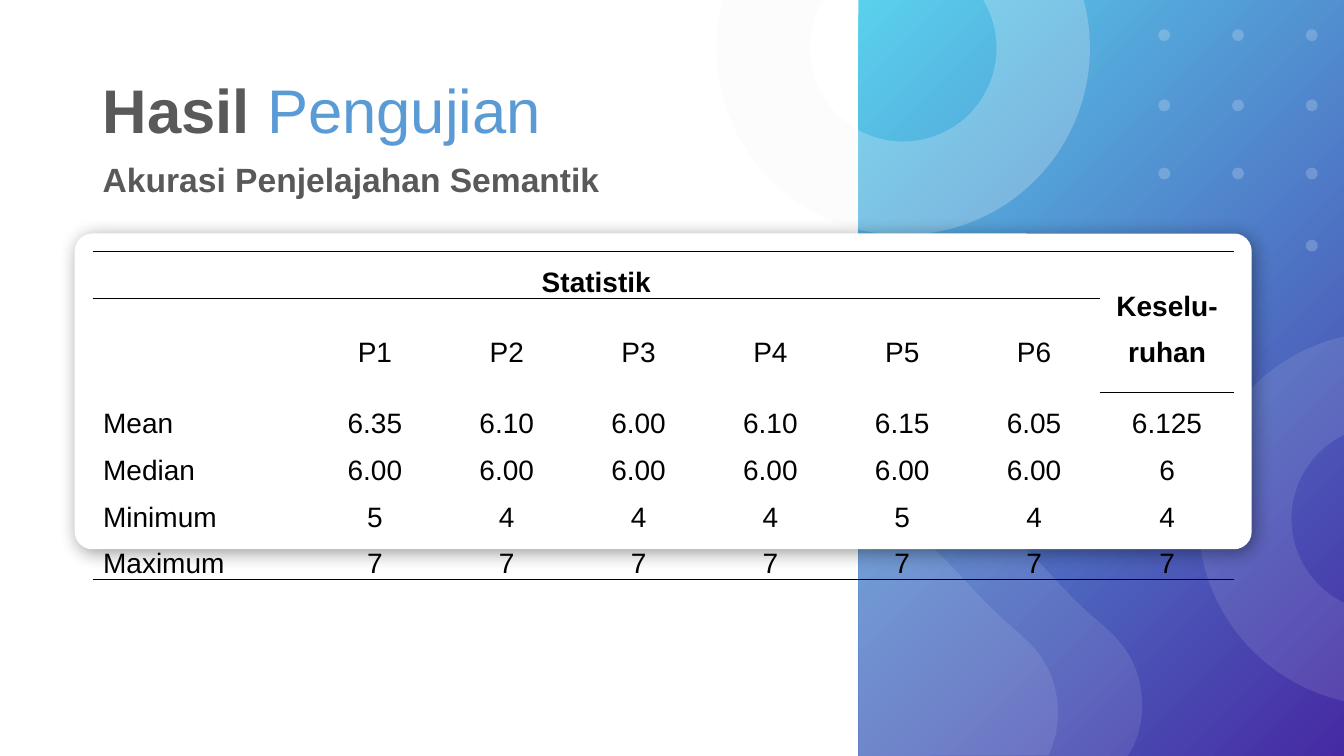
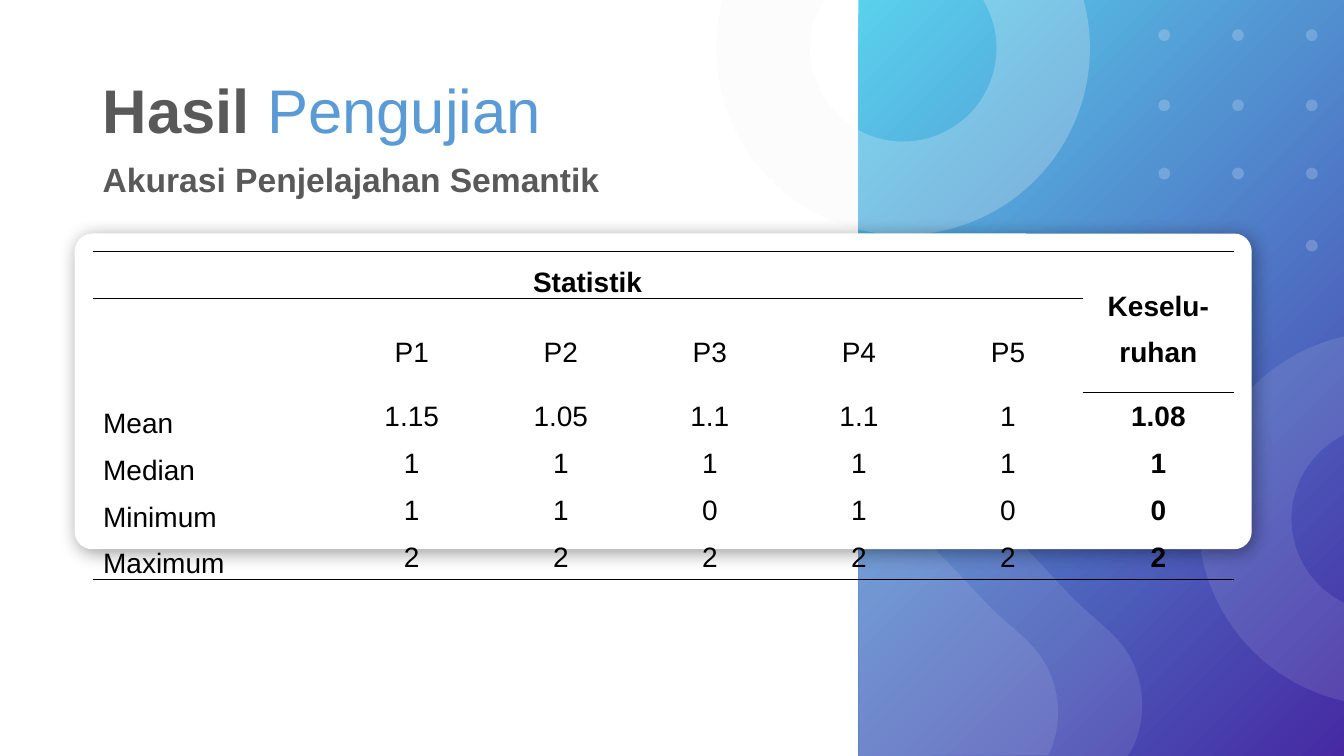
Before and after one commit to wardanacoolant/Tugas-Akhir, a slide deck: slide 37 of Hari-H Sidang/Rancangan Presentasi Skripsi.pptx (slide 34 before the commit). Drawn at 1344x756 pixels with LibreOffice and Linux fonts; fonts in the diff are those of the drawing. Boxes give left, top, right and bottom in pixels: in the first picture for what was removed or moved away, otherwise in the second. Text is boxed around its words. In the diff, an @@ line names an element or a change of style, - is before the commit and + after.

```diff
--- a/Hari-H Sidang/Rancangan Presentasi Skripsi.pptx
+++ b/Hari-H Sidang/Rancangan Presentasi Skripsi.pptx
@@ table at (93,252,1236,577) @@
-column 2:  | P1 | 6.35 | 6.00 | 5 | 7
-column 3:  | P2 | 6.10 | 6.00 | 4 | 7
-column 4:  | P3 | 6.00 | 6.00 | 4 | 7
-column 5:  | P4 | 6.10 | 6.00 | 4 | 7
-column 6:  | P5 | 6.15 | 6.00 | 5 | 7
-column 7:  | P6 | 6.05 | 6.00 | 4 | 7
-column 8: Keselu-ruhan |  | 6.125 | 6 | 4 | 7
+column 2:  | P1 | 1.15 | 1 | 1 | 2
+column 3:  | P2 | 1.05 | 1 | 1 | 2
+column 4:  | P3 | 1.1 | 1 | 0 | 2
+column 5:  | P4 | 1.1 | 1 | 1 | 2
+column 6:  | P5 | 1 | 1 | 0 | 2
+column 7: Keselu-ruhan |  | 1.08 | 1 | 0 | 2
```
Also in this commit, not shown: 31 other slides changed, 7 slides added, 1 slide removed, 6 other files.
